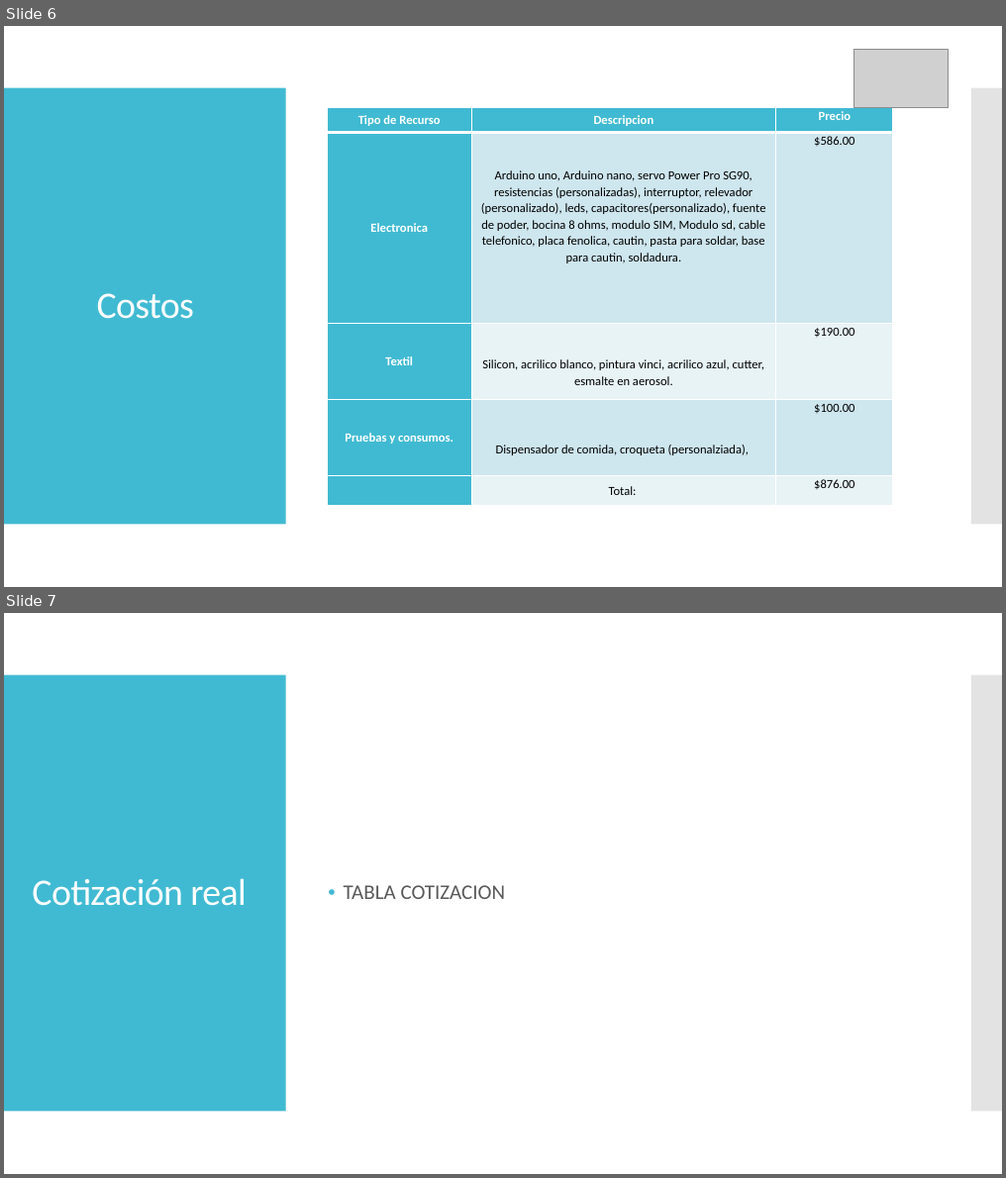
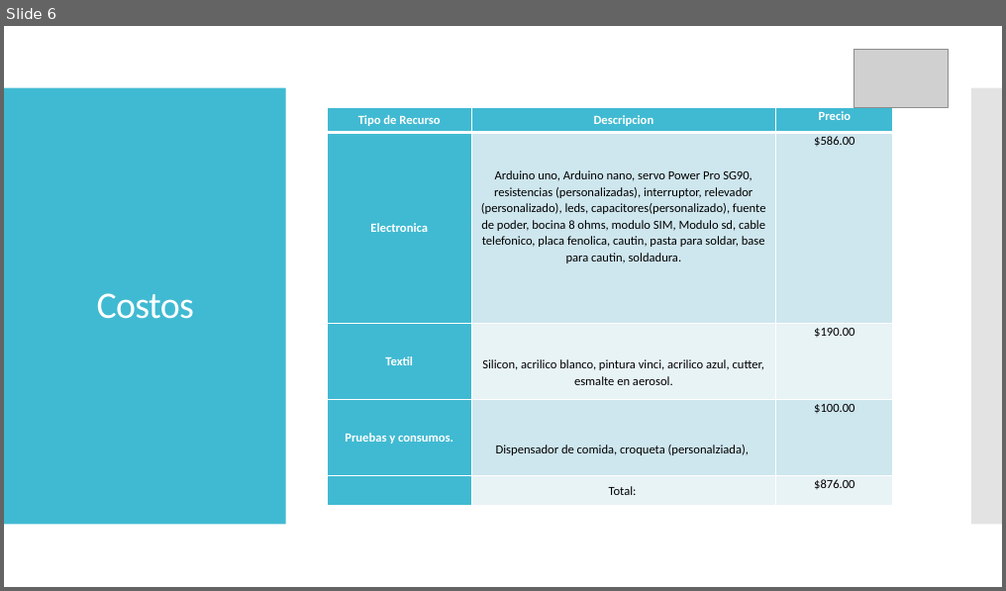
Before and after one commit to AIMtonio/PetSitting, a slide deck: Documents/Documentacion/PET SITTING_MariaLuisa.pptx. Shown one above the other, each under a label of ours: slides 6 and 7 before the commit, slide 6 after it. The pictures are 1006x1178 and 1006x591 pixels, drawn with LibreOffice and Linux fonts; fonts in the diff are those of the drawing; grey boxes stand for pictures. Boxes give left, top, right and bottom in pixels: in the first picture for what was removed or moved away, otherwise in the second. Text is boxed around its words. In the diff, an @@ line names an element or a change of style, - is before the commit and + after.

```diff
--- a/Documents/Documentacion/PET SITTING_MariaLuisa.pptx
+++ b/Documents/Documentacion/PET SITTING_MariaLuisa.pptx
@@ slide 7 removed at <box>4,613,1002,1174</box>, background #FFFFFF; not listed: 2 template elements that a slide beside it also shows @@
@@ title removed at <box>32,878,246,906</box> @@
-Cotización real
@@ text removed at <box>344,885,506,899</box> @@
-• TABLA COTIZACION
```
Also in this commit, not shown: 1 slide changed, 7 slides added, 3 other slides removed.
